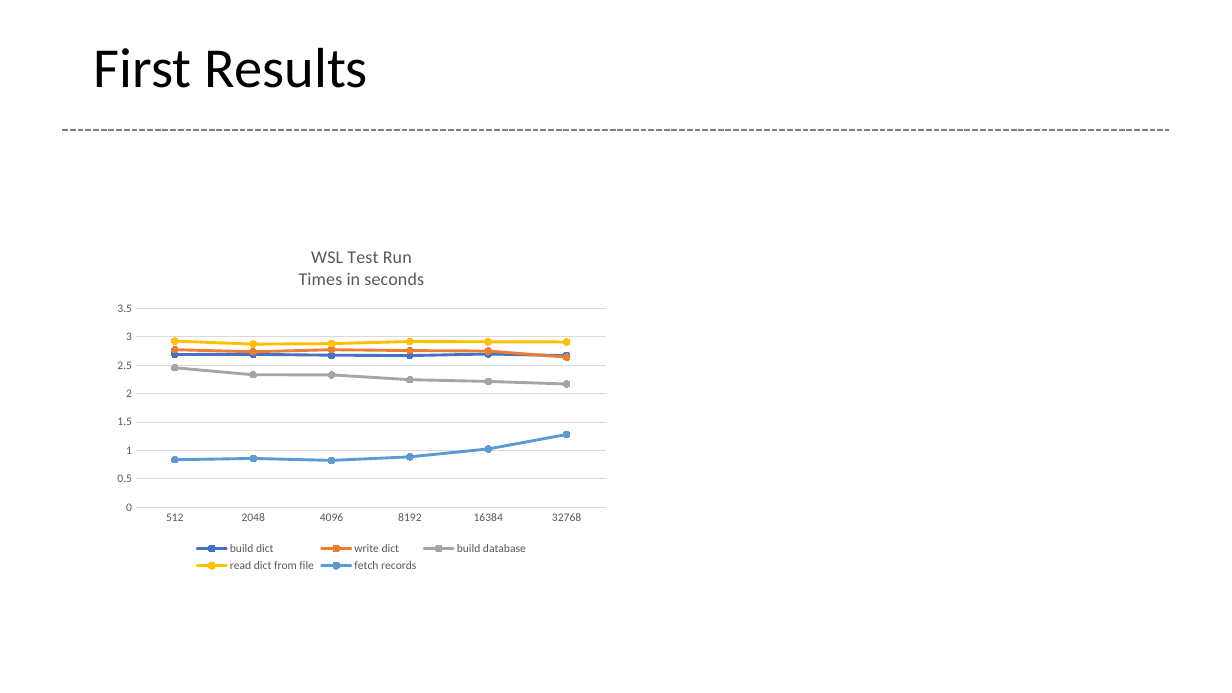
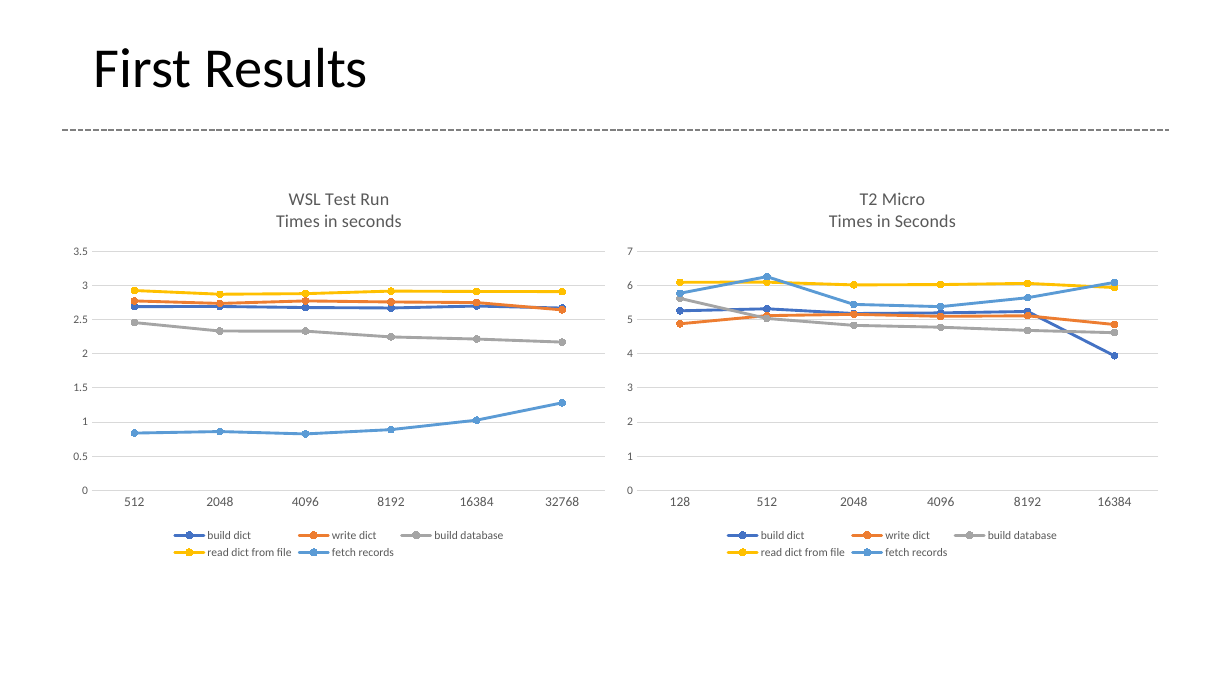
Before and after one commit to glenntu15/BuildVoterDatabase, a slide deck: slide 8 of Proj_presentation.pptx. Drawn at 1232x693 pixels with LibreOffice and Linux fonts; fonts in the diff are those of the drawing. Boxes give left, top, right and bottom in pixels: in the first picture for what was removed or moved away, otherwise in the second. Text is boxed around its words. In the diff, an @@ line names an element or a change of style, - is before the commit and + after.

Commit message:
plots

```diff
--- a/Proj_presentation.pptx
+++ b/Proj_presentation.pptx
@@ line chart at [62, 170, 616, 563] @@
@@ category axis changed @@
@@ line chart: place and size @@
-line chart at [107, 229, 616, 576]
+line chart at [62, 170, 616, 563]
@@ line chart added at [616, 170, 1170, 563] @@
+title "T2 Micro Times in Seconds "
+categories: 128, 512, 2048, 4096, 8192, 16384
+build dict: 5.3, 5.3, 5.2, 5.2, 5.2, 3.9
+write dict: 4.9, 5.1, 5.2, 5.1, 5.1, 4.9
+build database: 5.6, 5, 4.8, 4.8, 4.7, 4.6
+read dict from file: 6.1, 6.1, 6, 6, 6.1, 5.9
+fetch records: 5.8, 6.3, 5.4, 5.4, 5.6, 6.1
```
Also in this commit, not shown: 1 slide added.
